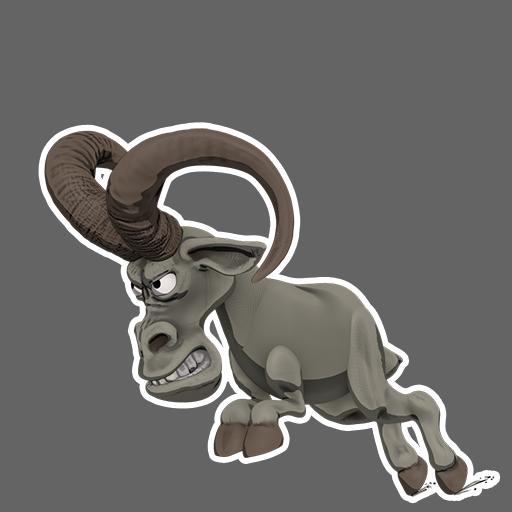
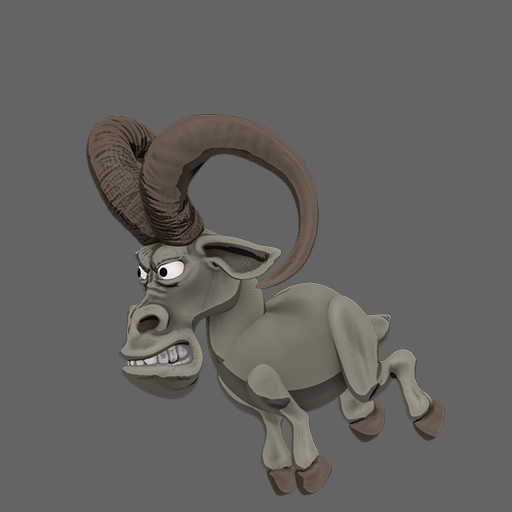
Revision of a layered 512 x 512 image; what changed, layer by layer:
renamed "Background copy" to "3", showed it, moved it above "2" over [86, 114, 445, 496]
renamed "Background copy" to "1", hid it over [44, 128, 495, 498]
